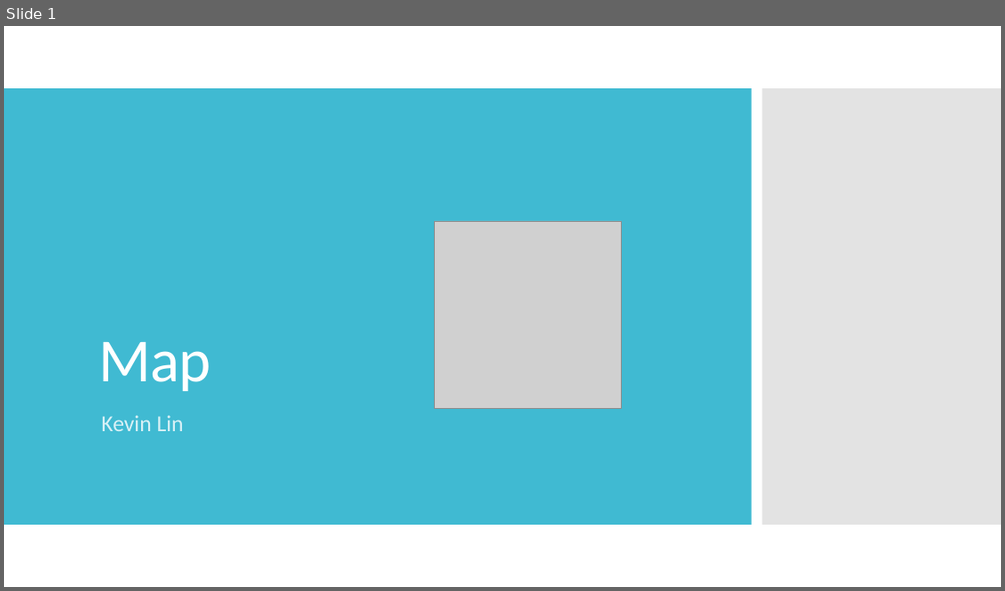
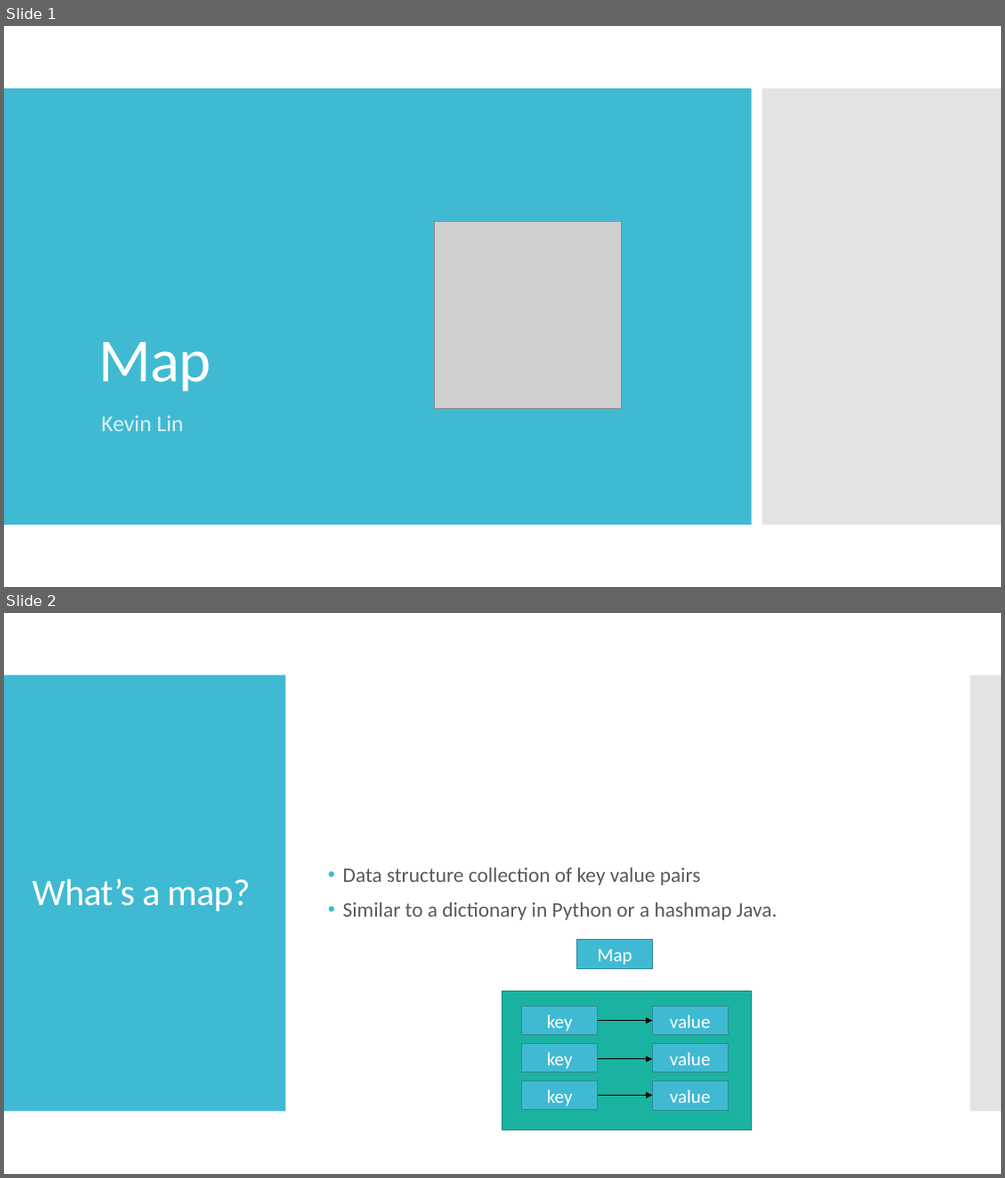
Before and after one commit to kevinlin47/Learn_Go, a slide deck: maps/Map.pptx. Shown one above the other, each under a label of ours: slide 1 before the commit, slides 1 and 2 after it. The pictures are 1005x591 and 1005x1178 pixels, drawn with LibreOffice and Linux fonts; fonts in the diff are those of the drawing; grey boxes stand for pictures. Boxes give left, top, right and bottom in pixels: in the first picture for what was removed or moved away, otherwise in the second. Text is boxed around its words. In the diff, an @@ line names an element or a change of style, - is before the commit and + after.

Commit message:
Create what's a map slide

```diff
--- a/maps/Map.pptx
+++ b/maps/Map.pptx
@@ slide 2 added at <box>4,613,1001,1174</box>, background #FFFFFF @@
@@ rectangle added at <box>4,675,286,1111</box>, fill #40BAD2 @@
@@ rectangle added at <box>971,675,1001,1111</box>, fill #C8C8C8 at 50% opacity @@
@@ title added at <box>32,878,250,911</box>, 36 pt, text #FFFFFF @@
+What’s a map?
@@ text added at <box>343,868,777,920</box>, 20 pt, text #595959 @@
+• Data structure collection of key value pairs
+• Similar to a dictionary in Python or a hashmap Java.
@@ rectangle added at <box>577,939,652,968</box>, fill #40BAD2, outline #2F8A9B 0.85 pt, 18 pt, text #FFFFFF @@
+Map
@@ rectangle added at <box>502,991,752,1130</box>, fill #1AB39F, outline #138476 0.85 pt @@
@@ rectangle added at <box>521,1005,597,1035</box>, fill #40BAD2, outline #2F8A9B 0.85 pt, 18 pt, text #FFFFFF @@
+key
@@ rectangle added at <box>652,1005,728,1035</box>, fill #40BAD2, outline #2F8A9B 0.85 pt, 18 pt, text #FFFFFF @@
+value
@@ arrow added from (598, 1021) to (652, 1021), #000000 0.75 pt @@
@@ rectangle added at <box>521,1043,597,1072</box>, fill #40BAD2, outline #2F8A9B 0.85 pt, 18 pt, text #FFFFFF @@
+key
@@ arrow added from (598, 1059) to (652, 1059), #000000 0.75 pt @@
@@ rectangle added at <box>652,1043,728,1072</box>, fill #40BAD2, outline #2F8A9B 0.85 pt, 18 pt, text #FFFFFF @@
+value
@@ rectangle added at <box>521,1080,597,1110</box>, fill #40BAD2, outline #2F8A9B 0.85 pt, 18 pt, text #FFFFFF @@
+key
@@ rectangle added at <box>652,1081,728,1111</box>, fill #40BAD2, outline #2F8A9B 0.85 pt, 18 pt, text #FFFFFF @@
+value
@@ arrow added from (598, 1095) to (652, 1095), #000000 0.75 pt @@
```
